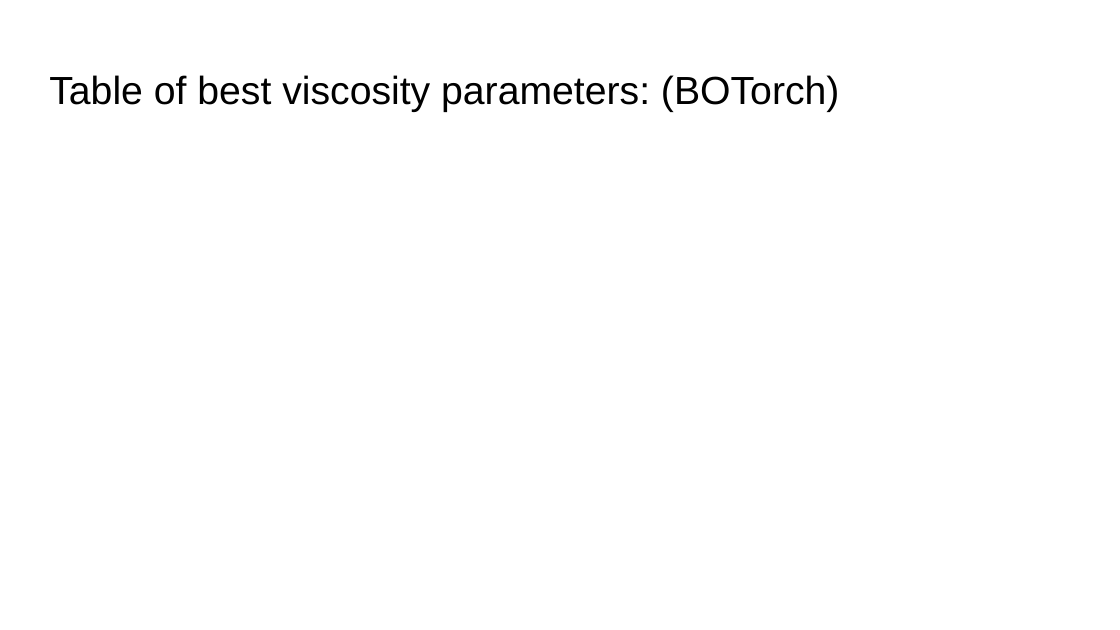
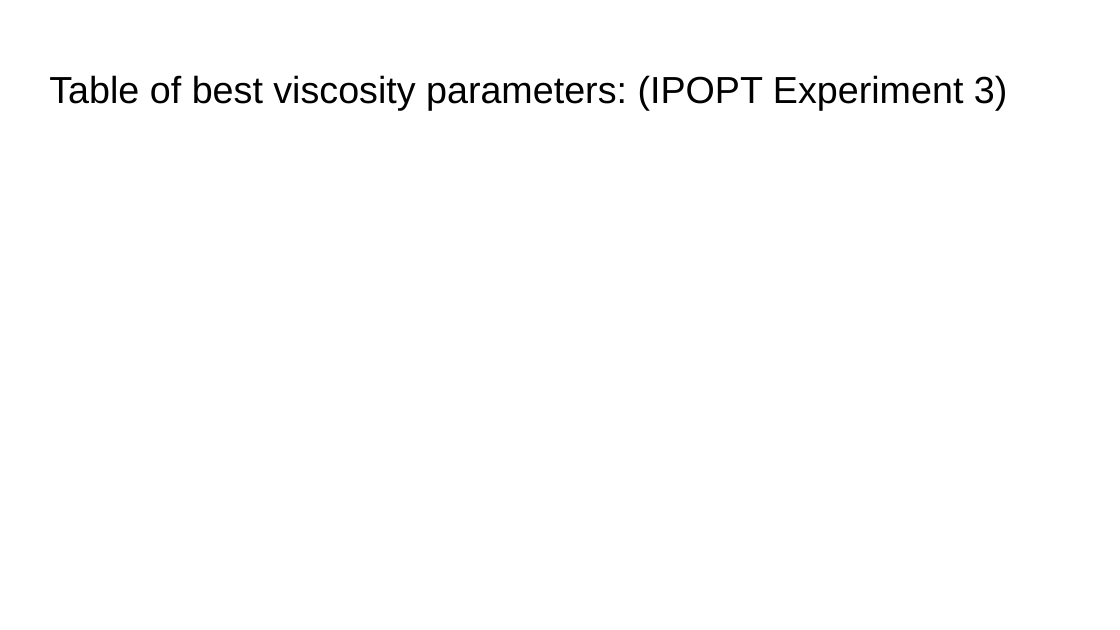
Before and after one commit to Quijanove/viscosity_liquid_transfer_Pablo, a slide deck: slide 6 of Sartorious_experiments/Finalised_Data/Sartorious Experiments Summary Statistics.pptx (slide 3 before the commit). Drawn at 1120x630 pixels with LibreOffice and Linux fonts; fonts in the diff are those of the drawing. Boxes give left, top, right and bottom in pixels: in the first picture for what was removed or moved away, otherwise in the second. Text is boxed around its words. In the diff, an @@ line names an element or a change of style, - is before the commit and + after.

```diff
--- a/Sartorious_experiments/Finalised_Data/Sartorious Experiments Summary Statistics.pptx
+++ b/Sartorious_experiments/Finalised_Data/Sartorious Experiments Summary Statistics.pptx
@@ title at [49,75,1008,110]: text changed; size 25.2 to 24.2 pt @@
-Table of best viscosity parameters: (BOTorch)
+Table of best viscosity parameters: (IPOPT Experiment 3)
```
Also in this commit, not shown: 1 other slide changed, 12 slides added, 8 other files.
